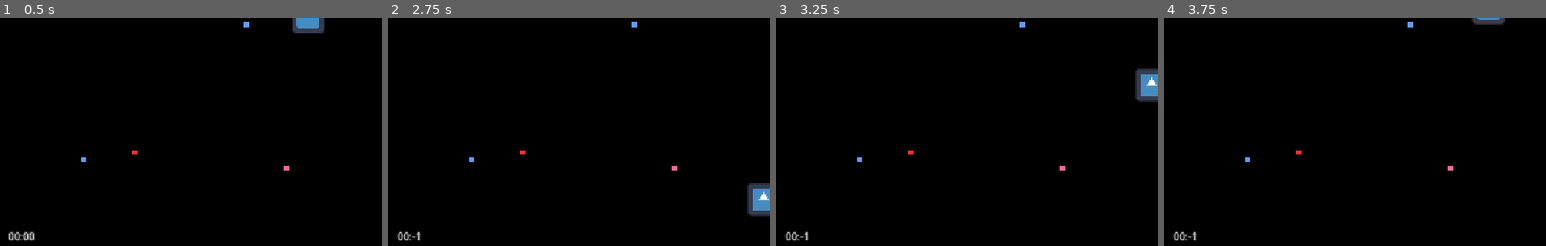
Above: before the commit, frames 1-4 (left to right).
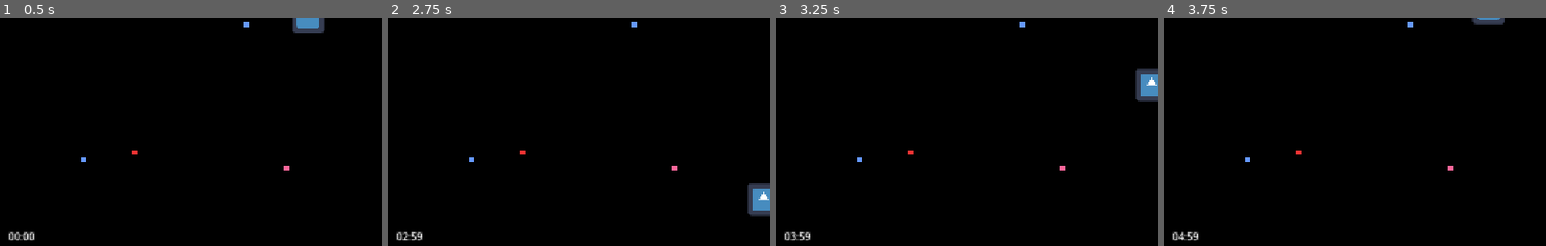
Above: after the commit, the same moments.

Repository: juxxon23/alien_arena_re
Game: Godot game, scene res://main.tscn
The game is run twice, just before and just after one commit, with the same random seed, the same clock (stepped at 60 frames per second) and the same inputs. The engine's default icon, where the game draws it, is replaced by a stand-in: a white triangle on a blue panel in a dark square.
Inputs:
- Up to frame 1 (0.5 s): no input
- Up to frame 2 (2.75 s): tap Enter (ui_accept) at 0.5, 0.77, 1.25, 1.52 s; hold Right (ui_right) 0.53-1.28 s; tap Shift (add_time) at 0.6, 1.35, 2.3 s; hold Down (ui_down) 1.28-2.03 s; hold Right (ui_right) from 2.03 s (still down); tap X (flush) at 2.1 s
- Up to frame 3 (3.25 s): release Right (ui_right) at 2.78 s; hold Up (ui_up) from 2.78 s (still down); tap Z (place) at 2.85 s; tap Enter (ui_accept) at 3.02 s; tap Shift (add_time) at 3.05 s
- Up to frame 4 (3.75 s): release Up (ui_up) at 3.53 s; hold Left (ui_left) from 3.53 s (still down); tap Shift (add_time) at 3.6 s
The pictures show only the part of the screen within x 47-97%, y 50-100%; the shares and areas given below are measured in that part.

Frame 1 is identical in both runs. In frame 2, 0.2% of the frame differs, in the area x 2-9%, y 93-98%; in frame 3, 0.2%; in frame 4, 0.2%.

Commit message:
Minor adjustments

Diff:
--- a/scenes/hud.tscn
+++ b/scenes/hud.tscn
@@ -71,5 +71,6 @@
 process_callback = 0
 script = ExtResource("3_5ysmq")
 
+[connection signal="increase_countdown" from="." to="HUDTimer" method="_on_hud_increase_countdown"]
 [connection signal="countdown_updated" from="HUDTimer" to="RTLTimer" method="_on_timer_countdown_updated"]
 [connection signal="timeout" from="HUDTimer" to="HUDTimer" method="_on_timeout"]
--- a/src/construction_manager.gd
+++ b/src/construction_manager.gd
@@ -75,43 +75,60 @@
 
 
 func player_object(body_name: String) -> Variant:
-	var obj : Variant
-	if body_name == "Zespar":
-		var opponent = get_tree().current_scene.get_node("Thor")
-		match current_color[0]:
-			"#ff3333": obj = mine_scn.instantiate()
-			"#3333ff": obj = trap_scn.instantiate()
-			"#6699ff": obj = drone_scn.instantiate()
-			"#99ff66":
-				obj = qtpi_scn.instantiate()
-				obj.set_player_opponent(opponent)
-			"#ff6699":
-				obj = spazzhatazz_scn.instantiate()
-				obj.set_player_opponent(opponent)
-			_: return
-		obj.set_coll_layer([7])
-		obj.set_coll_mask([1, 3, 6, 8])
-		obj.set_player_owner(body_name)
-		return obj
-	elif body_name == "Thor":
-		var opponent = get_tree().current_scene.get_node("Zespar")
-		match current_color[1]:
-			"#ff3333": obj = mine_scn.instantiate()
-			"#3333ff": obj = trap_scn.instantiate()
-			"#6699ff": obj = drone_scn.instantiate()
-			"#99ff66":
-				obj = qtpi_scn.instantiate()
-				obj.set_player_opponent(opponent)
-			"#ff6699":
-				obj = spazzhatazz_scn.instantiate()
-				obj.set_player_opponent(opponent)
-			_: return
-		obj.set_coll_layer([6])
-		obj.set_coll_mask([2, 4, 7, 8])
-		obj.set_player_owner(body_name)
-		return obj
-	else:
+	var config = get_config_player(body_name)
+	if not config:
 		return
+
+	var opponent = get_tree().current_scene.get_node(config.opponent_name)
+	var color = current_color[config.index]
+	var obj = create_object_from_color(color, opponent)
+	if not obj:
+		return
+
+	obj.set_coll_layer(config.coll_layer)
+	obj.set_coll_mask(config.coll_mask)
+	obj.set_player_owner(body_name)
+	return obj
+
+
+func get_config_player(body_name: String) -> Dictionary:
+	var index : int
+	var opponent_name : String
+	var coll_layer : Array
+	var coll_mask : Array
+	match body_name:
+		"Zespar":
+			return {
+				index = 0,
+				opponent_name = "Thor",
+				coll_layer = [7],
+				coll_mask = [1, 3, 6, 8],
+			}
+		"Thor":
+			return {
+				index = 1,
+				opponent_name = "Zespar",
+				coll_layer = [6],
+				coll_mask = [2, 4, 7, 8],
+			}
+		_:
+			return {}
+
+
+func create_object_from_color(color: String, opponent: Node) -> Variant:
+	match color:
+		"#ff3333": return mine_scn.instantiate()
+		"#3333ff": return trap_scn.instantiate()
+		"#6699ff": return drone_scn.instantiate()
+		"#99ff66":
+			var obj = qtpi_scn.instantiate()
+			obj.set_player_opponent(opponent)
+			return obj
+		"#ff6699":
+			var obj = spazzhatazz_scn.instantiate()
+			obj.set_player_opponent(opponent)
+			return obj
+		_: return
 
 
 func group_collision(group: String, quadrant: int) -> void:
--- a/src/hud_timer.gd
+++ b/src/hud_timer.gd
@@ -16,13 +16,13 @@
 	emit_signal("countdown_updated", format_seconds(countdown))
 
 
+func _on_hud_increase_countdown() -> void:
+	countdown += 60
+	emit_signal("countdown_updated", format_seconds(countdown))
+
+
 func start_timer_action() -> void:
 	start()
-
-
-func increase_countdown() -> void:
-	countdown += 60
-	emit_signal("countdown_updated", format_seconds(countdown))
 
 
 func format_seconds(time : float) -> String:
